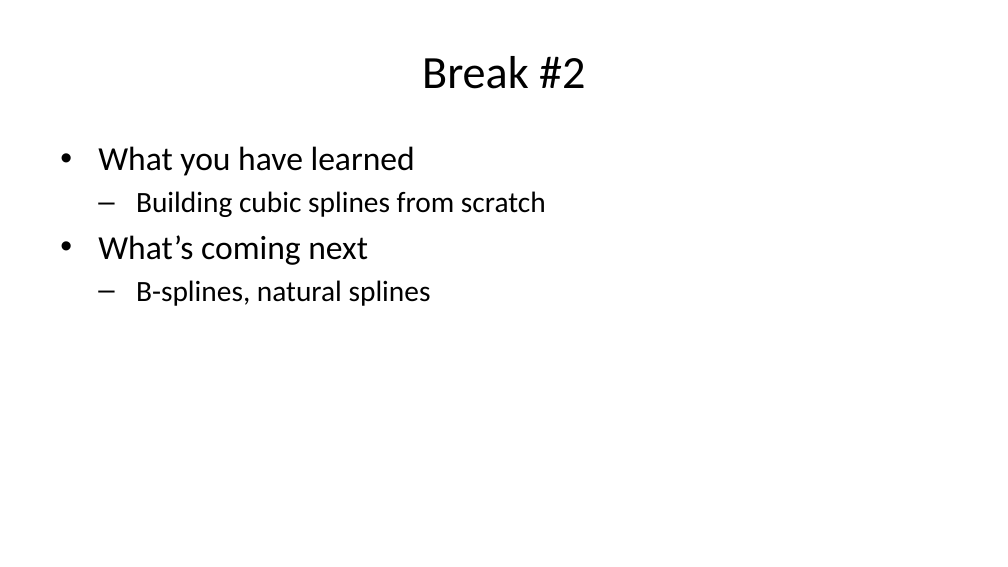
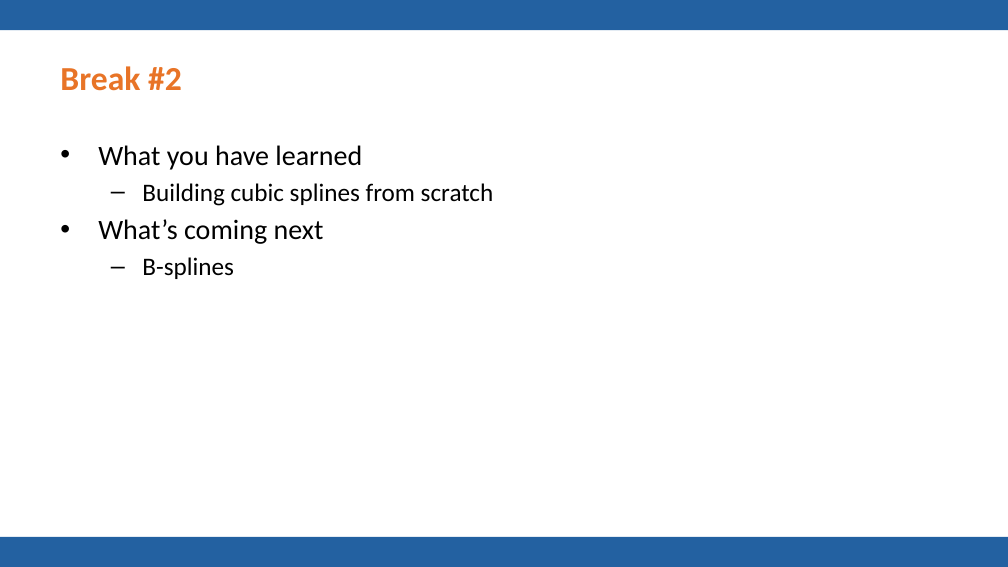
Before and after one commit to pmean/talks, a slide deck: slide 52 of splines/results/splines-slides-and-speaker-notes.pptx (slide 58 before the commit). Drawn at 1008x567 pixels with LibreOffice and Linux fonts; fonts in the diff are those of the drawing; background and template pictures are left out. Boxes give left, top, right and bottom in pixels: in the first picture for what was removed or moved away, otherwise in the second. Text is boxed around its words. In the diff, an @@ line names an element or a change of style, - is before the commit and + after.

Commit message:
Final version (I hope!) of splines talk

```diff
--- a/splines/results/splines-slides-and-speaker-notes.pptx
+++ b/splines/results/splines-slides-and-speaker-notes.pptx
@@ rectangle added at <box>0,0,1008,30</box>, fill #2361A1 @@
@@ title "Break #2" at <box>60,66,182,91</box>: size 33 to 24 pt, text colour #000000 to #E87427, bold on; alignment centre to left @@
@@ text at <box>98,145,494,244</box>: size 24 to 20 pt in "What you have learned", "What’s coming next"; size 21 to 18 pt in "Building cubic splines from scratch"; indent changed @@
@@ text at <box>142,257,234,279</box>: text changed; size 21 to 18 pt @@
-  – B-splines, natural splines
+  – B-splines
@@ rectangle added at <box>0,537,1008,567</box>, fill #2361A1 @@
```
Also in this commit, not shown: 71 other slides changed, 22 slides added, 32 slides removed, 9 other files.
